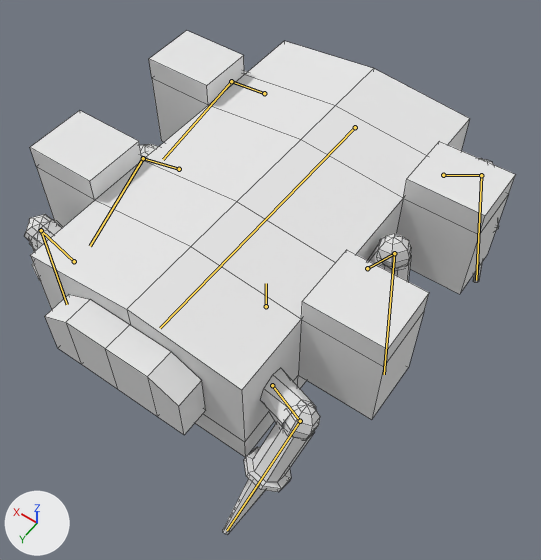
Two versions of the Blender file Assets/Models/Transformer/transformer.blend, one commit apart.
Camera for both pictures: a camera (50 mm lens) standing at (-6.91, 9.49, 16.17) and looking at (-0.52, 0.54, 2.11). Lighting does not change. The marker at lower left points along +X, +Y and +Z. Both versions are drawn at frame 17 of the action 'strafeRight'; the numbers are the values there. The bones that bend it are drawn over the model as lines. Mesh edges are drawn as thin lines.

Objects in the first picture: 'Body'.
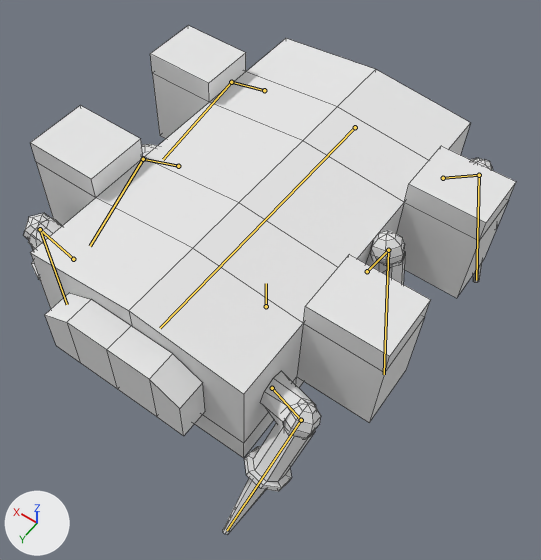
Changed parts and their boxes (x1, y1, x2, y2) in the pictures (541 x 560 px):
'Body', posed: before (24, 31, 516, 534); after (24, 26, 516, 534)

The change in detail:
Bone 'Backbone' (bone_backbone) turns from (0, 0, 0) to (0, -2, 0) degrees about its own x, y and z.
